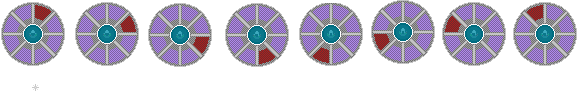
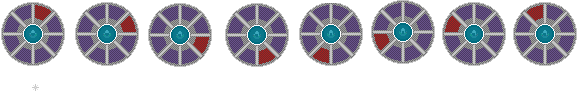
Layers edited between the first and the second 577 x 93 image:
added layer "Layer 9" above "Layer 7" over [4, 3, 574, 64]
